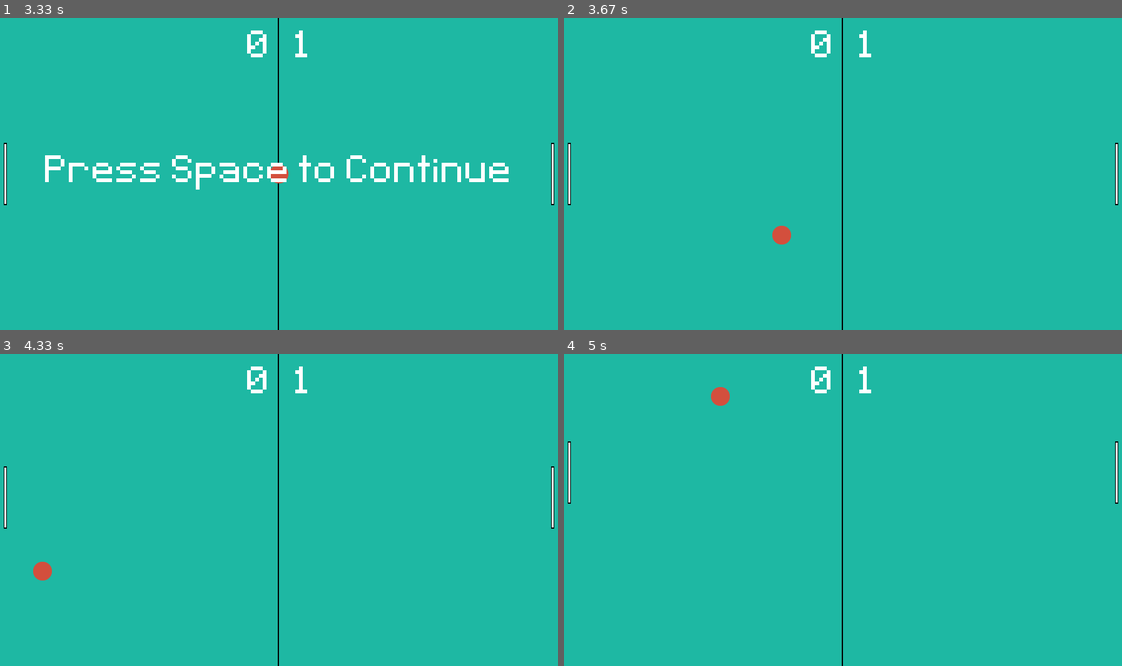
Above: before the commit, frames 1-4 (two rows, left to right).
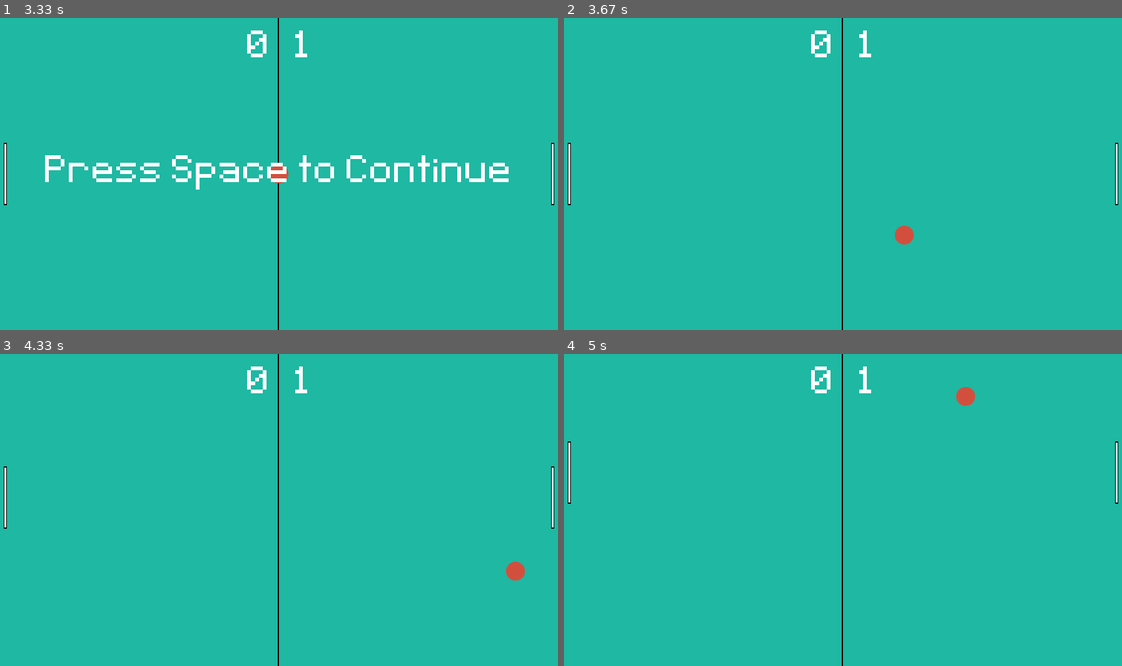
Above: after the commit, the same moments.

Repository: williamschen23/APCSA-pygame-project
Game: pygame game, started from main.py
The game is run twice, just before and just after one commit, with the same random seed, the same clock (stepped at 60 frames per second) and the same inputs.
Inputs:
- Up to frame 1 (3.33 s): hold Up 0.33-0.8 s; hold Down 0.83-1.13 s; hold S 0.83-1.13 s; hold Up 1.17-1.53 s; hold W 1.17-1.53 s; hold Down 1.57-1.93 s; hold S 1.57-1.93 s; hold Up 1.97-2.27 s; hold W 1.97-2.27 s; hold Down 2.3-2.6 s; hold S 2.3-2.6 s; hold Up 2.63-3 s; hold W 2.63-3 s; hold Down from 3.03 s (still down); hold S from 3.03 s (still down)
- Up to frame 2 (3.67 s): release Down at 3.4 s; release S at 3.4 s; tap Space at 3.43 s
- Up to frame 3 (4.33 s): hold Up 3.77-4.07 s; hold W 3.77-4.07 s; hold Down from 4.1 s (still down); hold S from 4.1 s (still down)
- Up to frame 4 (5 s): release Down at 4.4 s; release S at 4.4 s; hold Up 4.43-4.8 s; hold W 4.43-4.8 s; hold Down from 4.83 s (still down); hold S from 4.83 s (still down)

Frame 1 is identical in both runs. In frame 2, 0.3% of the frame differs, in the area x 37-63%, y 66-73%; in frame 3, 0.3%; in frame 4, 0.3%.

Commit message:
all done

Diff:
--- a/main.py
+++ b/main.py
@@ -1,43 +1,50 @@
 import pygame
 from random import choice
-import math
+from math import floor
+
+# setup
 size = W, H = 900, 500
 WINDOW = pygame.display.set_mode(size)
+pygame.init()
 pygame.display.set_caption("Pong")
+
+# misc
 FPS = 60
+run = True
+clock = pygame.time.Clock()
+
+# background
+back_surf = pygame.image.load("assets/background.png")
+back_rect = back_surf.get_rect(center=(W/2, H/2))
+
+# paddles and score
+surf_height = 100
 player1_score = 0
 player2_score = 0
-pygame.init()
-clock = pygame.time.Clock()
-surf_height = 100
 player_surf = pygame.image.load("assets/paddle.png").convert_alpha()
 player_surf_scale = pygame.transform.smoothscale(player_surf, (5, surf_height))
 player1_rect = player_surf_scale.get_rect(midleft=(10, H/2))
 player2_rect = player_surf_scale.get_rect(midright=(W-10, H/2))
+
+# display score
 font = pygame.font.Font('assets/PixelType.ttf', 100)
 game_score = font.render(f"{player1_score}   {player2_score}", False, (255, 255, 255))
 game_score_rect = game_score.get_rect(center=(W/2, 50))
 game_active = True
 
+# ball
+speed = 5
 ball_surf = pygame.image.load("assets/ball.png").convert_alpha()
 ball_rect = ball_surf.get_rect(center=(W/2, H/2))
 ball_x_speed = choice([-7, 7])
 ball_y_speed = choice([-7, 7])
 
-back_surf = pygame.image.load("assets/background.png")
-back_rect = back_surf.get_rect(center=(W/2, H/2))
-print(player1_rect.w, player2_rect.h)
-print(player1_rect, player2_rect)
-
-current_time = int(pygame.time.get_ticks()/1000)
-# print(rect.top, rect.bottom, rect.midtop, rect.midbottom, rect.midleft, rect.midright)
-#TODO ORGANIZE
-speed = 5
-
+# an event triggers every 5 minute
 timer = pygame.USEREVENT + 1
 pygame.time.set_timer(timer, 5000)
 
 
+# drawing surfaces
 def draw():
     WINDOW.blit(back_surf, back_rect)
     WINDOW.blit(game_score, game_score_rect)
@@ -51,35 +58,32 @@
     pygame.display.update()
 
 
-run = True
 while run:
+    # controlling the frames
     clock.tick(FPS)
     for event in pygame.event.get():
         if event.type == pygame.QUIT:
             run = False
         if event.type == timer and game_active:
+            # at a certain time interval the paddles gets smaller
             if surf_height > 50:
                 surf_height -= 5
                 player_surf_scale = pygame.transform.smoothscale(player_surf, (5, surf_height))
                 player1_rect = player_surf_scale.get_rect(center=player1_rect.center)
                 player2_rect = player_surf_scale.get_rect(center=player2_rect.center)
                 speed += .2
-                speed = math.floor(speed * 10) / 10
+                speed = floor(speed * 10) / 10
                 print(speed)
 
+        # reactivate the game
         if event.type == pygame.KEYDOWN:
             if event.key == pygame.K_SPACE:
                 game_active = True
-        """
-            if event.key == pygame.K_g:
-                WINDOW.fill("Green")
-            if event.key == pygame.K_b:
-                WINDOW.fill("black")
-            if event.key == pygame.K_r:
-                WINDOW.fill("red")
-        """
+
+    # if the game is active check keyboard inputs
     if game_active:
         keys = pygame.key.get_pressed()
+        # paddle movements
         if keys[pygame.K_w] and player1_rect.top > 0:
             player1_rect.y -= speed
         if keys[pygame.K_s] and player1_rect.bottom < H:
@@ -89,9 +93,11 @@
         if keys[pygame.K_DOWN] and player2_rect.bottom < H:
             player2_rect.y += speed
 
+        # ball movements
         ball_rect.x += ball_x_speed
         ball_rect.y += ball_y_speed
 
+        # checks if the ball hit the wall or go past the paddle
         if ball_rect.bottom >= H or ball_rect.top <= 0:
             ball_y_speed = -ball_y_speed
         if ball_rect.colliderect(player1_rect):
@@ -104,18 +110,27 @@
         if ball_rect.right >= W + 30:
             player1_score += 1
             game_active = False
+
+    # reset the game while waiting for input
     else:
-        # reset the game while waiting for input
+        # game score
         game_score = font.render(f"{player1_score}   {player2_score}", False, (255, 255, 255))
         game_score_rect = game_score.get_rect(center=(W/2, 50))
         WINDOW.blit(game_score, game_score_rect)
+
+        # reset the paddle to original length and the speed of paddle
         surf_height = 100
-        ball_rect.center = (W/2, H/2)
+        speed = 5
         player_surf_scale = pygame.transform.smoothscale(player_surf, (5, surf_height))
         player1_rect = player_surf_scale.get_rect(midleft=(10, H/2))
         player2_rect = player_surf_scale.get_rect(midright=(W - 10, H/2))
-        speed = 5
 
+        # resets the ball
+        ball_rect.center = (W/2, H/2)
+        ball_x_speed = choice([-7, 7])
+        ball_y_speed = choice([-7, 7])
+
+    # draws the elements
     draw()
-print(pygame.font.get_fonts())
+
 pygame.quit()
